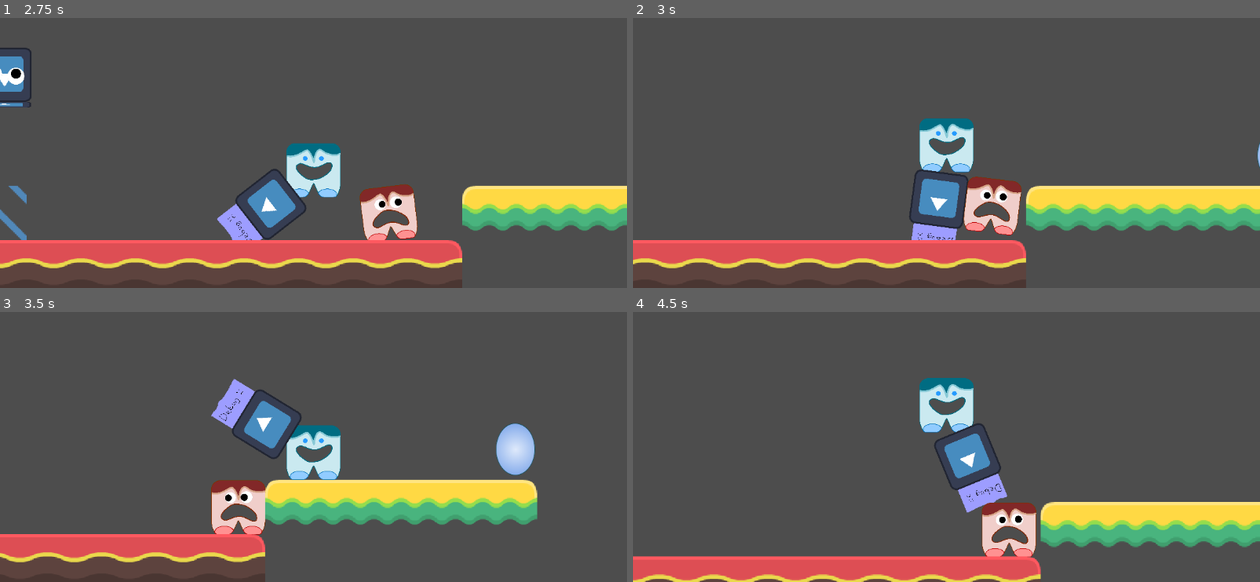
Above: before the commit, frames 1-4 (two rows, left to right).
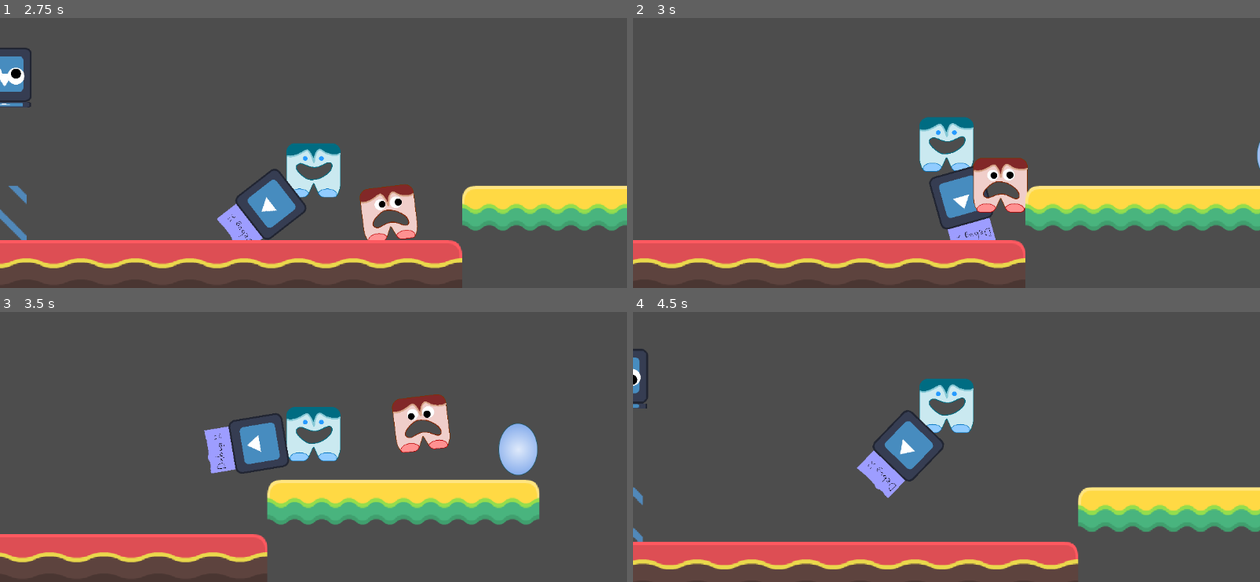
Above: after the commit, the same moments.

Repository: jkkivenko/james-gam-249
Game: Godot game, scene res://Scenes/game.tscn
Two runs of this game, one before a commit and one after it. Both use one fixed random seed, a clock stepped at 60 frames per second and the inputs below. The engine's default icon, where the game draws it, is replaced by a stand-in: a white triangle on a blue panel in a dark square.
Inputs (mouse positions are in pixels of both pictures, inside the frame that each line leads up to):
- Up to frame 1 (2.75 s): move the mouse to (451, 93) at 0.52 s; hold D (Move Right) 0.53-1.28 s; right-click (451, 93) at 0.6 s; click (451, 93) at 0.67 s; move the mouse to (188, 128) at 1.27 s; hold A (Move Left) 1.28-2.03 s; tap Right (Swing Clockwise) at 1.35 s; click (188, 128) at 1.42 s; move the mouse to (376, 34) at 2.02 s; hold D (Move Right) from 2.03 s (still down); hold Left (Swing Counterclockwise) from 2.03 s (still down); click (376, 34) at 2.17 s
- Up to frame 2 (3 s): keep holding D (Move Right); move the mouse to (915, 182) at 2.77 s; release Left (Swing Counterclockwise) at 2.78 s; right-click (915, 182) at 2.85 s; click (915, 182) at 2.92 s
- Up to frame 3 (3.5 s): keep holding D (Move Right)
- Up to frame 4 (4.5 s): move the mouse to (1134, 457) at 3.52 s; release D (Move Right) at 3.53 s; hold Right (Swing Clockwise) 3.53-4.28 s; hold A (Move Left) from 3.53 s (still down); click (1134, 457) at 3.67 s; move the mouse to (758, 352) at 4.27 s; tap Left (Swing Counterclockwise) at 4.35 s; click (758, 352) at 4.42 s

Frame 1 is identical in both runs. In frame 2, 4.2% of the frame differs, in the area x 0-100%, y 36-93%; in frame 3, 8.7%; in frame 4, 21%, in the area x 0-100%, y 13-100%.

Commit message:
comment prints idk

Diff:
--- a/Scenes/player.tscn
+++ b/Scenes/player.tscn
@@ -30,3 +30,5 @@
 node_b = NodePath("../WeaponPivot")
 
 [node name="WeaponPivot" parent="." instance=ExtResource("3_6t5aa")]
+collision_layer = 1
+collision_mask = 1
--- a/Scripts/weapon_pivot.gd
+++ b/Scripts/weapon_pivot.gd
@@ -42,13 +42,13 @@
 	if min_distance < attachment_distance_threshold:
 		closest_attachment_point_self.attached_point = closest_attachment_point_other
 		closest_attachment_point_other.attached_point = closest_attachment_point_self
-		print("Other component's " + closest_attachment_point_other.name + " connected to this component's " + closest_attachment_point_self.name)
+		#print("Other component's " + closest_attachment_point_other.name + " connected to this component's " + closest_attachment_point_self.name)
 		component.get_parent().remove_child(component)
 		add_child(component)
 		component.rotation = -closest_attachment_point_other.rotation + closest_attachment_point_self.rotation + PI + closest_attachment_point_self.get_parent().rotation
-		print("Calculated a rotation of ", -(closest_attachment_point_self.rotation + closest_attachment_point_other.rotation))
+		#print("Calculated a rotation of ", -(closest_attachment_point_self.rotation + closest_attachment_point_other.rotation))
 		var position_offset = (-closest_attachment_point_other.position).rotated(component.global_rotation)
-		print("Offset by ", position_offset)
+		#print("Offset by ", position_offset)
 		component.global_position = closest_attachment_point_self.global_position + position_offset
 		return true
 	return false
--- a/project.godot
+++ b/project.godot
@@ -18,7 +18,6 @@
 [autoload]
 
 GameManager="*res://Scripts/game_manager.gd"
-PickupManager="*res://Scripts/pickup_manager.gd"
 
 [global_group]
 
